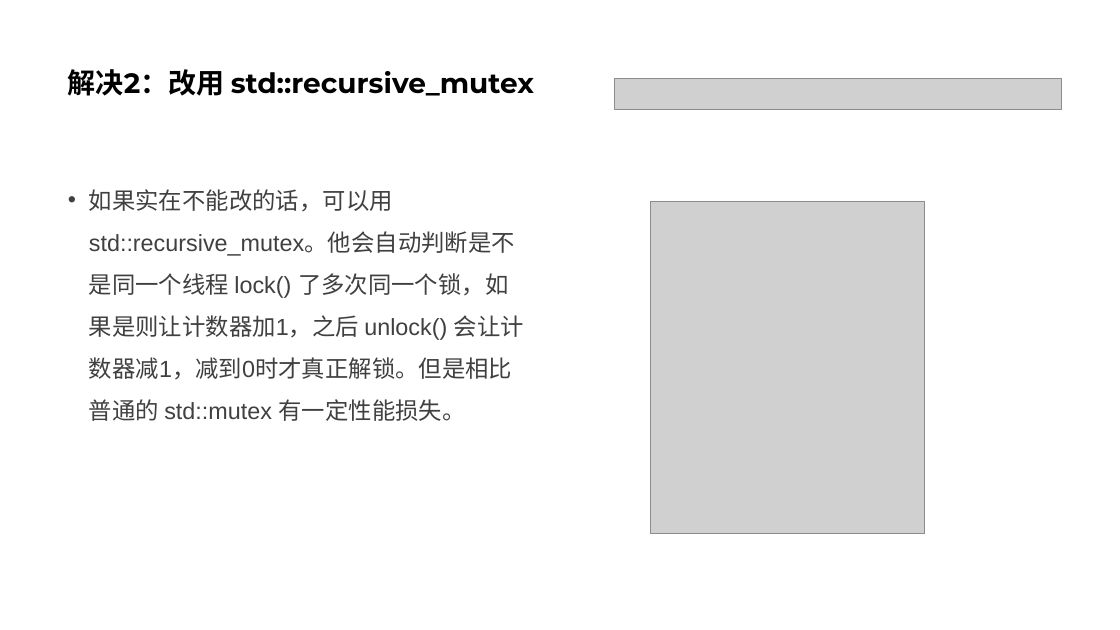
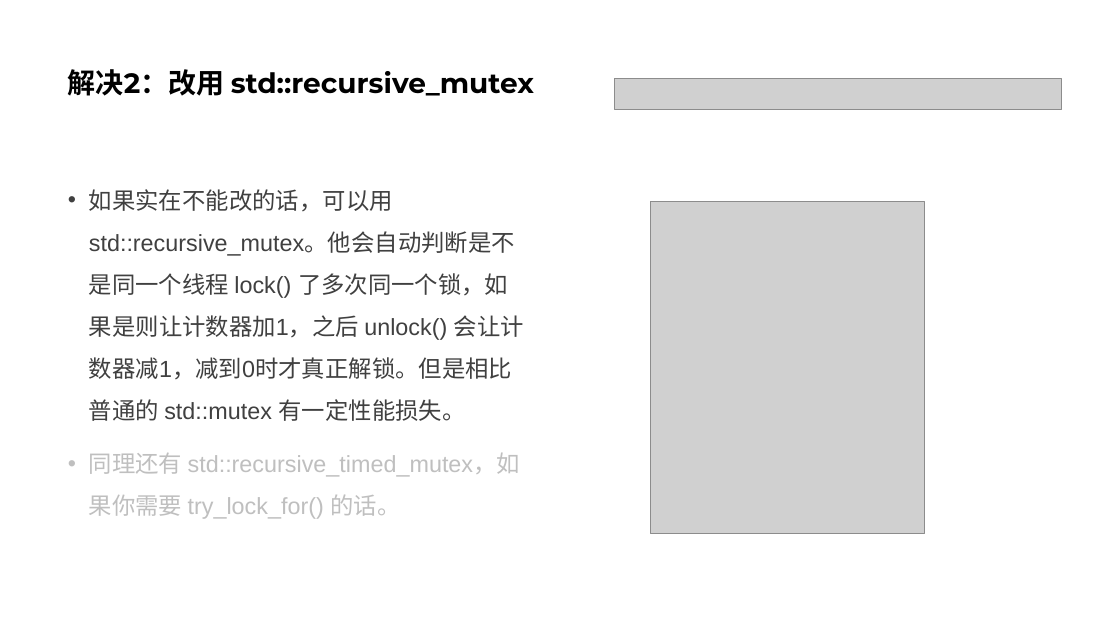
Before and after one commit to parallel101/course, a slide deck: slide 42 of 05/slides.pptx (slide 46 before the commit). Drawn at 1120x630 pixels with LibreOffice and Linux fonts; fonts in the diff are those of the drawing; grey boxes stand for pictures. Boxes give left, top, right and bottom in pixels: in the first picture for what was removed or moved away, otherwise in the second. Text is boxed around its words. In the diff, an @@ line names an element or a change of style, - is before the commit and + after.

```diff
--- a/05/slides.pptx
+++ b/05/slides.pptx
@@ text at [89, 453, 521, 519]: paragraph added @@
+• 同理还有 std::recursive_timed_mutex，如果你需要 try_lock_for() 的话。
```
Also in this commit, not shown: 4 other slides changed, 6 slides added, 8 slides removed, 27 other files.
